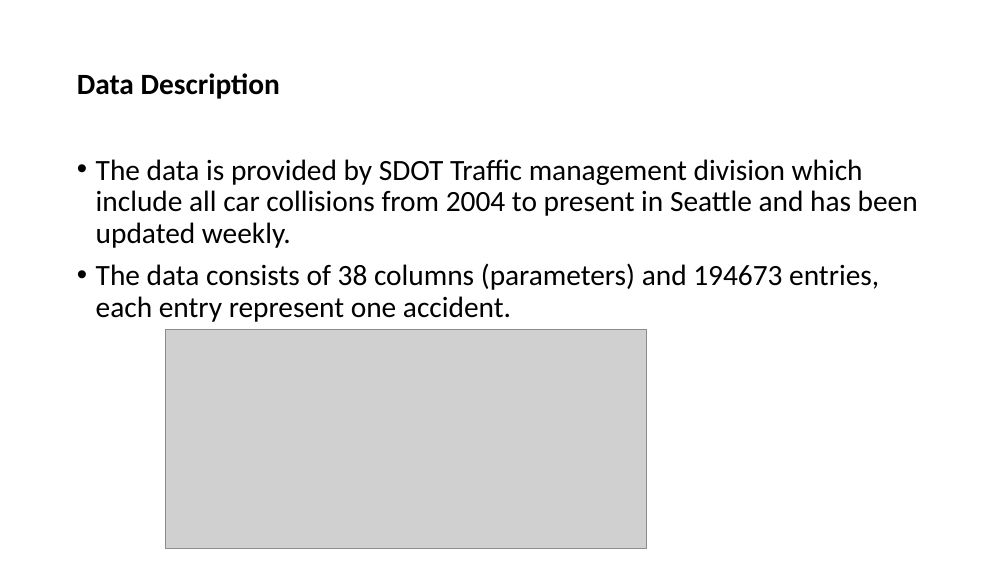
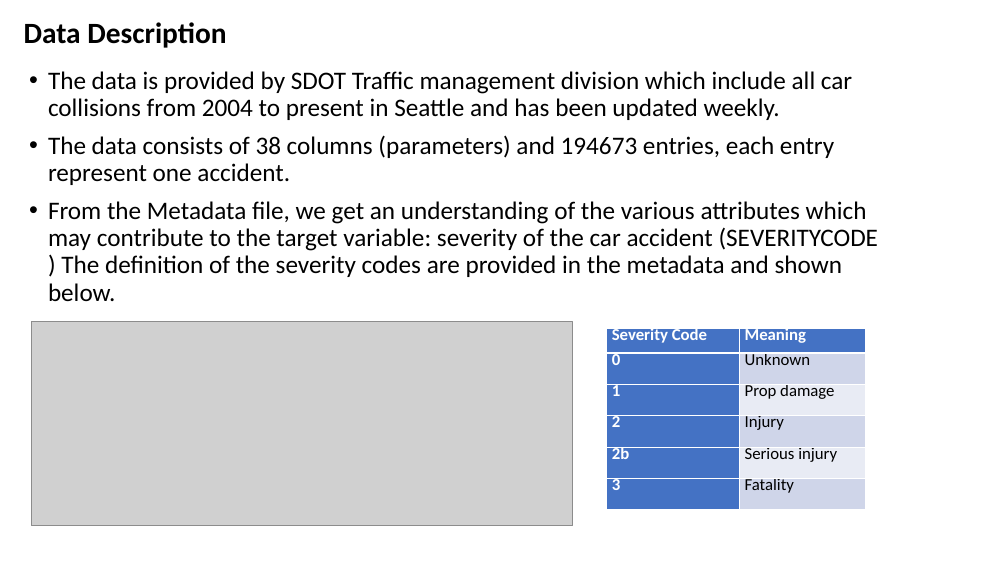
Before and after one commit to Alice-creator2020/Coursera_Capstone-, a slide deck: slide 3 of Capstone project presentation.pptx. Drawn at 1008x567 pixels with LibreOffice and Linux fonts; fonts in the diff are those of the drawing; grey boxes stand for pictures. Boxes give left, top, right and bottom in pixels: in the first picture for what was removed or moved away, otherwise in the second. Text is boxed around its words. In the diff, an @@ line names an element or a change of style, - is before the commit and + after.

```diff
--- a/Capstone project presentation.pptx
+++ b/Capstone project presentation.pptx
@@ title "Data Description": place and size @@
-title "Data Description" at (77, 73, 280, 99)
+title "Data Description" at (24, 22, 226, 48)
@@ text "The data is provided by ...": place and size @@
-text "The data is provided by ..." at (96, 159, 918, 322)
+text "The data is provided by ..." at (48, 71, 879, 301)
@@ text at (48, 71, 852, 185): size 28 to 24 pt in "The data is provided by SDOT Traffic ...", "The data consists of 38 columns (parameters) ..." @@
@@ text at (48, 201, 879, 301): paragraph added @@
+• From the Metadata file, we get an understanding of the various attributes which may contribute to the target variable: severity of the car accident (SEVERITYCODE ) The definition of the severity codes are provided in the metadata and shown below.
@@ picture: place and size @@
-picture at (165, 330, 646, 549)
+picture at (31, 322, 573, 526)
@@ table added at (606, 329, 867, 510), 6 rows, 2 columns @@
+Severity Code | Meaning
+0 | Unknown
+1 | Prop damage
+2 | Injury
+2b | Serious injury
+3 | Fatality
```
Also in this commit, not shown: 3 other slides changed, 1 slide added.
